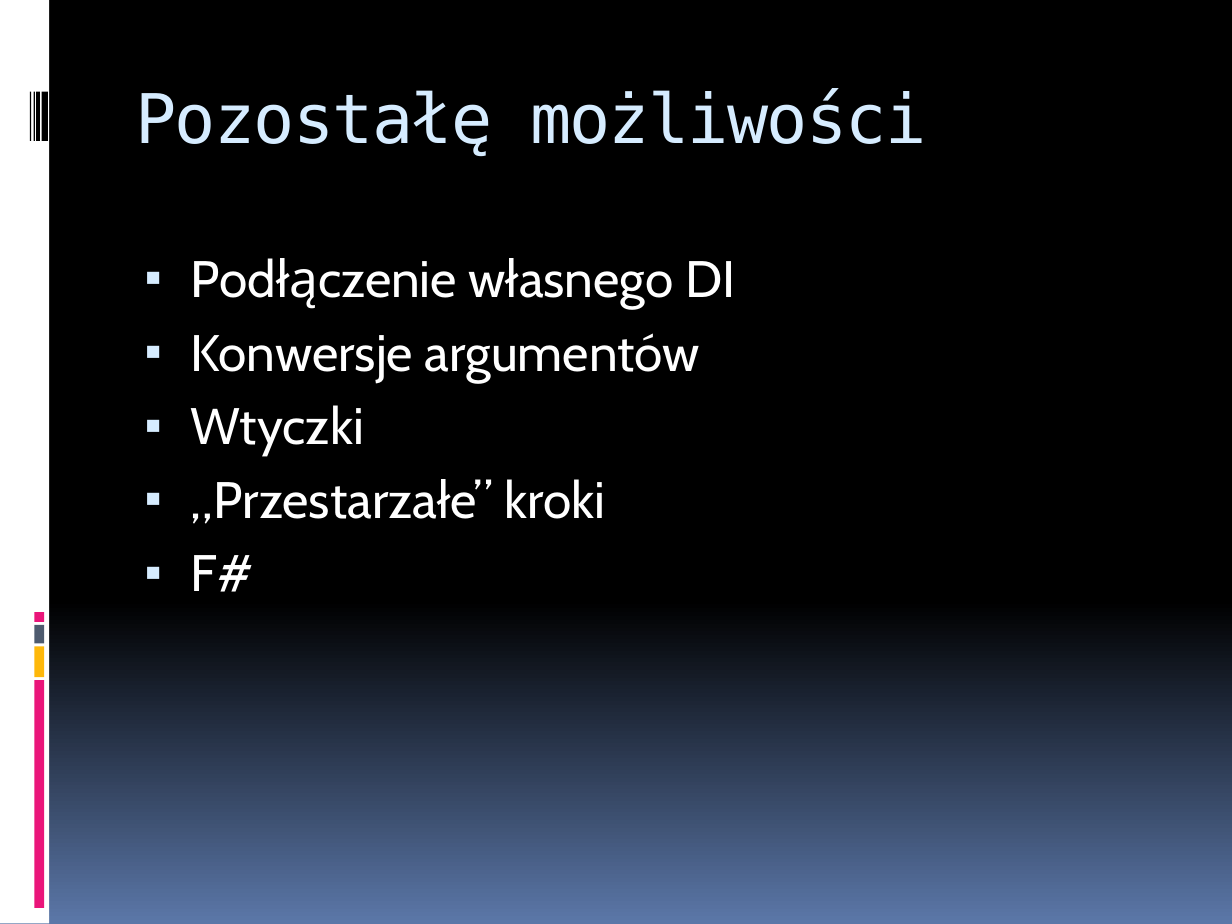
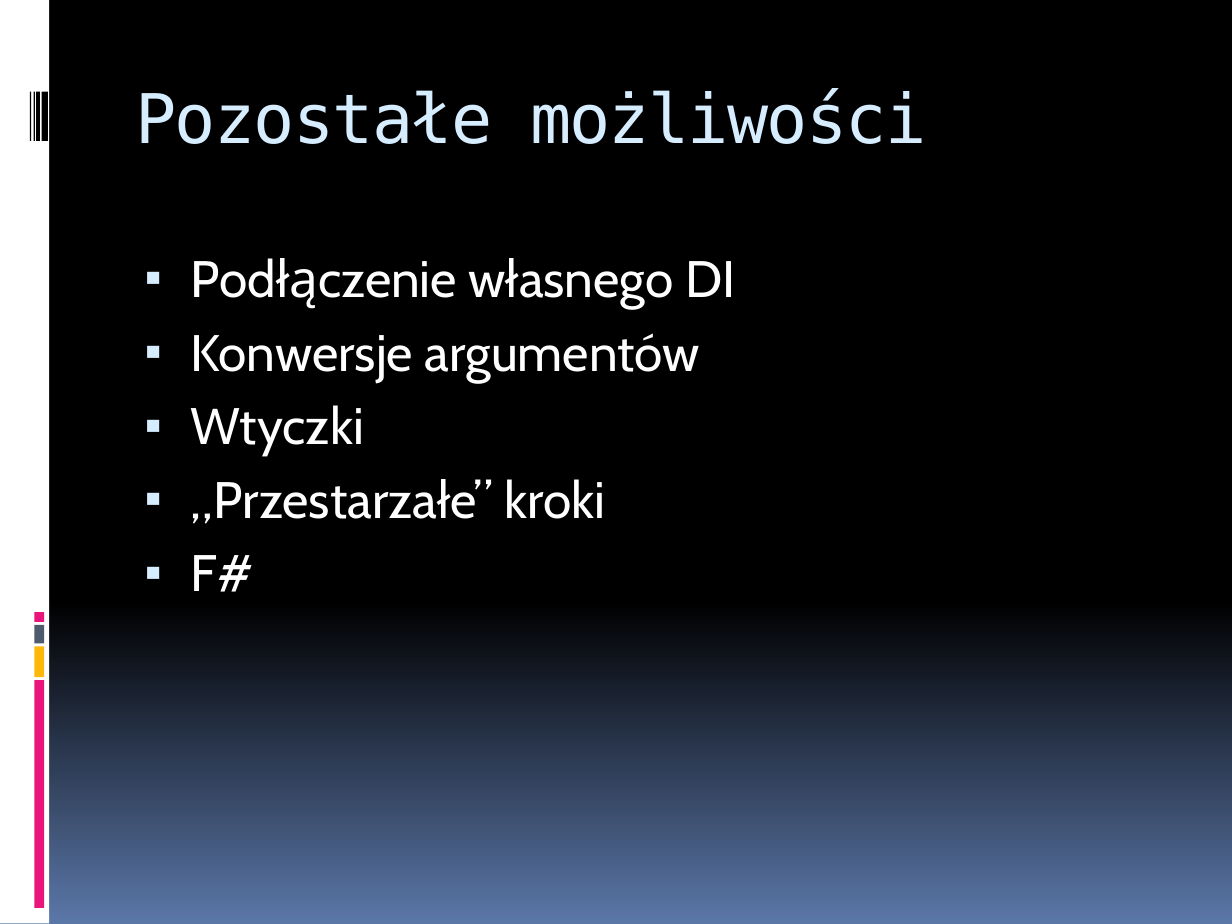
Before and after one commit to melchiork/SpecFlow-Introduction, a slide deck: slide 20 of presentation/SpecFlow-intro-pl.pptx (slide 19 before the commit). Drawn at 1232x924 pixels with LibreOffice and Linux fonts; fonts in the diff are those of the drawing. Boxes give left, top, right and bottom in pixels: in the first picture for what was removed or moved away, otherwise in the second. Text is boxed around its words. In the diff, an @@ line names an element or a change of style, - is before the commit and + after.

Commit message:
presentation: typos and new example architecture slide

```diff
--- a/presentation/SpecFlow-intro-pl.pptx
+++ b/presentation/SpecFlow-intro-pl.pptx
@@ title at box(135, 88, 926, 144): text changed @@
-Pozostałę możliwości
+Pozostałe możliwości
```
Also in this commit, not shown: 1 other slide changed, 1 slide added.
